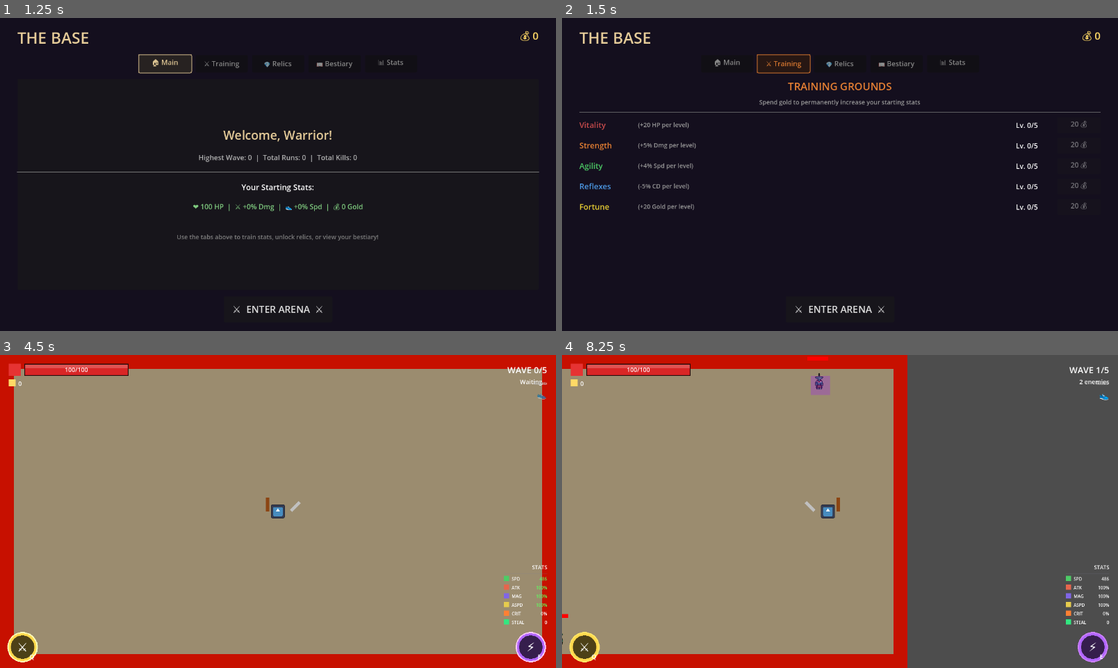
Above: before the commit, frames 1-4 (two rows, left to right).
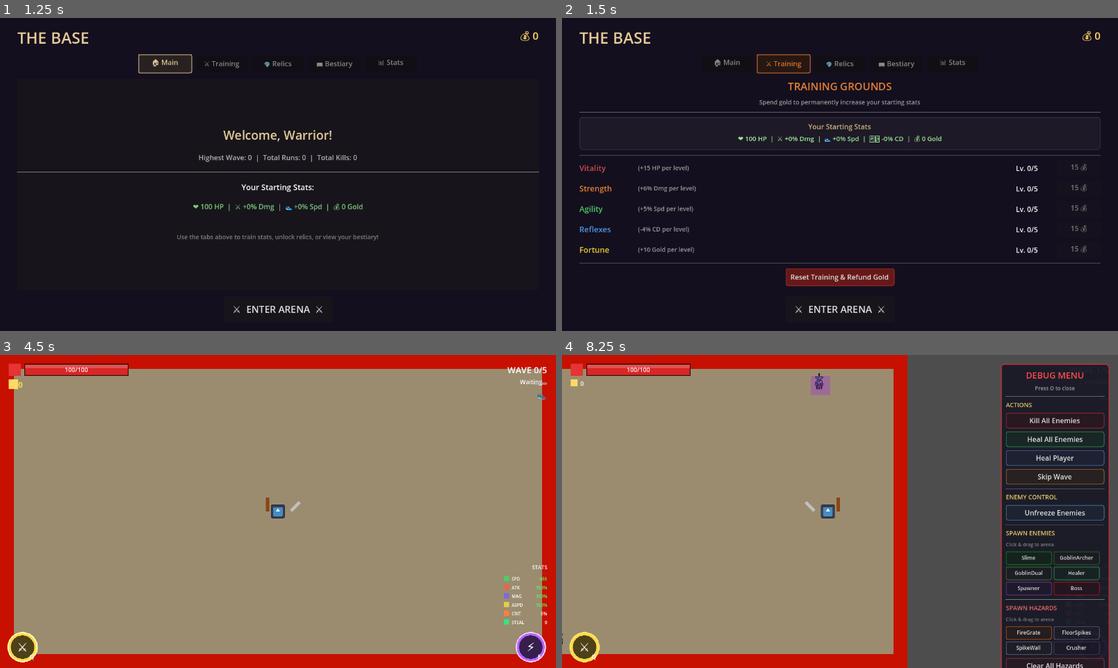
Above: after the commit, the same moments.

Repository: Azgr9/chaos
Game: Godot game, scene res://Scenes/Main/Base.tscn
Same seed, same stepped clock (60 frames per second), same inputs: the game is played once before the commit and once after it. The engine's default icon, where the game draws it, is replaced by a stand-in: a white triangle on a blue panel in a dark square.
Inputs (mouse positions are in pixels of both pictures, inside the frame that each line leads up to):
- Up to frame 1 (1.25 s): click "🏠 Main" at 0.5 s
- Up to frame 2 (1.5 s): click "⚔️ Training" at 1.25 s
- Up to frame 3 (4.5 s): click "💎 Relics" at 2 s; click "📖 Bestiary" at 2.75 s; click "📊 Stats" at 3.5 s; click "⚔️ ENTER ARENA ⚔️" at 4.25 s
- Up to frame 4 (8.25 s): tap Enter at 5 s; move the mouse to (962, 495) at 5.02 s; hold D (move_right) 5.03-5.75 s; tap Space (dash) at 5.1, 6.8 s; click (962, 495) at 5.17 s; drag from (728, 527) to (873, 508) at 5.77 s; move the mouse to (895, 442) at 6.52 s; hold D (move_right) 6.53-7.25 s; hold Right mouse button (magic_attack) 6.53-7.25 s; drag from (812, 574) to (867, 511) at 7.27 s; move the mouse to (1006, 558) at 8.02 s; hold A (move_left) from 8.03 s (still down); tap O at 8.1 s

Frame 1 is identical in both runs. In frame 2, 4.0% of the frame differs, in the area x 3-97%, y 31-86%; in frame 3, less than 0.1%; in frame 4, 19%, in the area x 0-99%, y 0-100%.
Error before the commit: Parse Error: The member "HIT_SQUASH_DURATION" already exists in parent class Enemy. (res://Scripts/Enemies/GoblinDual.gd:20)

Commit message:
dual base ıup

Diff:
--- a/Scenes/Enemies/GoblinDual.tscn
+++ b/Scenes/Enemies/GoblinDual.tscn
@@ -530,10 +530,11 @@
 collision_layer = 4
 collision_mask = 8
 script = ExtResource("1_goblin")
+unlocks_at_wave = 1
 enemy_type = "goblin_dual"
 enemy_display_name = "Goblin Rogue"
-max_health = 15.0
-move_speed = 200.0
+max_health = 10.0
+move_speed = 400.0
 damage = 8.0
 knockback_resistance = 0.3
 experience_value = 5
--- a/Scripts/Autoloads/SaveManager.gd
+++ b/Scripts/Autoloads/SaveManager.gd
@@ -36,7 +36,6 @@
 # Enemy display names for bestiary UI
 const ENEMY_DISPLAY_NAMES = {
 	"slime": "Slime",
-	"imp": "Imp",
 	"goblin_archer": "Goblin Archer",
 	"healer": "Healer",
 	"spawner": "Spawner",
@@ -44,16 +43,19 @@
 }
 
 # Training cost per level (index = level, value = cost)
-const TRAINING_COSTS = [20, 50, 100, 200, 400]
+# Balanced for ~210-250 gold per full 5-wave run:
+# Level 1: ~half of early wave earnings (accessible after 1 run)
+# Level 5: requires saving from multiple runs
+const TRAINING_COSTS = [15, 35, 75, 150, 300]
 const MAX_TRAINING_LEVEL = 5
 
 # Training bonuses per level
 const TRAINING_BONUSES = {
-	"vitality": 20.0,    # +20 max health per level
-	"strength": 0.05,    # +5% damage per level
-	"agility": 0.04,     # +4% speed per level
-	"reflexes": 0.05,    # -5% cooldown per level
-	"fortune": 20        # +20 starting gold per level
+	"vitality": 15.0,    # +15 max health per level (75 at max)
+	"strength": 0.06,    # +6% damage per level (30% at max)
+	"agility": 0.05,     # +5% speed per level (25% at max)
+	"reflexes": 0.04,    # -4% cooldown per level (20% at max)
+	"fortune": 10        # +10 starting gold per level (50 at max, ~20% head start)
 }
 
 func _ready():
@@ -254,6 +256,23 @@
 # ============================================
 # RESET (for testing)
 # ============================================
+
+func reset_training_and_refund() -> int:
+	# Calculate total gold spent on training
+	var refund_amount = 0
+	for stat_name in save_data.training_levels:
+		var level = save_data.training_levels[stat_name]
+		for i in range(level):
+			refund_amount += TRAINING_COSTS[i]
+		# Reset the level
+		save_data.training_levels[stat_name] = 0
+
+	# Add refund to gold
+	save_data.gold += refund_amount
+	gold_changed.emit(save_data.gold)
+	save_game()
+
+	return refund_amount
 
 func reset_save():
 	save_data = {
--- a/Scripts/Enemies/GoblinDual.gd
+++ b/Scripts/Enemies/GoblinDual.gd
@@ -16,8 +16,13 @@
 # Attack cooldown
 const ATTACK_COOLDOWN: float = 0.8
 
-# Hit squash duration
-const HIT_SQUASH_DURATION: float = 0.15
+# Dash settings
+const DASH_COOLDOWN: float = 8.0
+const DASH_SPEED: float = 650.0
+const DASH_DURATION: float = 0.25
+const DASH_MIN_RANGE: float = 180.0  # Start dashing from further away
+const DASH_MAX_RANGE: float = 280.0  # Maximum distance to dash
+const DASH_STOP_DISTANCE: float = 100.0  # Stop dash far from player (gives player reaction time)
 
 # ============================================
 # NODES
@@ -35,6 +40,13 @@
 var attack_timer: float = 0.0
 var player_in_attack_range: bool = false
 var direction_locked: bool = false  # Lock direction during/after attack to prevent jitter
+
+# Dash state
+var can_dash: bool = true
+var dash_timer: float = 0.0
+var is_dashing: bool = false
+var dash_direction: Vector2 = Vector2.ZERO
+var dash_time_remaining: float = 0.0
 
 func _setup_enemy():
 	# Stats loaded from scene file
@@ -63,6 +75,18 @@
 			if player_in_attack_range:
 				_do_attack()
 
+	# Handle dash cooldown
+	if not can_dash:
+		dash_timer -= delta
+		if dash_timer <= 0:
+			can_dash = true
+
+	# Handle active dash
+	if is_dashing:
+		dash_time_remaining -= delta
+		if dash_time_remaining <= 0:
+			_end_dash()
+
 	# Handle animation pause during hitstun
 	if is_stunned:
 		animated_sprite.pause()
@@ -78,11 +102,26 @@
 	if knockback_velocity.length() > 0:
 		return
 
+	# If dashing, use dash velocity but stop before reaching player
+	if is_dashing:
+		var dist_to_player = global_position.distance_to(player_reference.global_position)
+		if dist_to_player <= DASH_STOP_DISTANCE:
+			# Close enough, end dash early
+			_end_dash()
+		else:
+			velocity = dash_direction * DASH_SPEED
+		return
+
 	var distance_to_player = global_position.distance_to(player_reference.global_position)
 	var direction_to_player = (player_reference.global_position - global_position).normalized()
 
 	# Update facing direction based on movement
 	_update_direction(direction_to_player)
+
+	# Try to dash if within sweet spot range and can dash
+	if can_dash and distance_to_player >= DASH_MIN_RANGE and distance_to_player <= DASH_MAX_RANGE and not is_attacking_anim:
+		_start_dash(direction_to_player)
+		return
 
 	# If close enough, stop and attack - otherwise move toward player
 	if distance_to_player <= ATTACK_RANGE:
@@ -156,6 +195,12 @@
 
 func _on_death():
 	set_physics_process(false)
+
+	# End dash if active (stops trail creation)
+	is_dashing = false
+
+	# Reset modulate in case we died mid-dash (was green tinted)
+	animated_sprite.modulate = Color.WHITE
 
 	# Expand and fade (like Slime)
 	var tween = create_tween()
@@ -208,3 +253,48 @@
 				var tween = create_tween()
 				tween.tween_property(animated_sprite, "modulate", Color.WHITE, 0.1)
 			break
+
+func _start_dash(direction: Vector2):
+	is_dashing = true
+	can_dash = false
+	dash_direction = direction
+	dash_time_remaining = DASH_DURATION
+	dash_timer = DASH_COOLDOWN
+
+	# Visual feedback - green tint and stretch
+	animated_sprite.modulate = Color(0.8, 1.4, 0.8)
+	visuals_pivot.scale = Vector2(1.2, 0.8)
+
+	# Create dash trail effect
+	_create_dash_trail()
+
+func _end_dash():
+	is_dashing = false
+	dash_direction = Vector2.ZERO
+
+	# Reset visual
+	animated_sprite.modulate = Color.WHITE
+	var tween = create_tween()
+	tween.tween_property(visuals_pivot, "scale", Vector2(1.0, 1.0), 0.1)
+
+func _create_dash_trail():
+	# Create multiple ghost sprites for trail effect
+	for i in range(3):
+		await get_tree().create_timer(DASH_DURATION / 3.0).timeout
+
+		# Stop if goblin died or dash ended
+		if not is_instance_valid(self) or is_dead or not is_dashing:
+			break
+
+		# Get current frame texture from animated sprite
+		var ghost = Sprite2D.new()
+		ghost.texture = animated_sprite.sprite_frames.get_frame_texture(animated_sprite.animation, animated_sprite.frame)
+		ghost.global_position = global_position
+		ghost.scale = visuals_pivot.scale * animated_sprite.scale
+		ghost.modulate = Color(0.5, 1.0, 0.5, 0.4)  # Green tint for goblin
+		get_parent().add_child(ghost)
+
+		# Fade out ghost
+		var ghost_tween = ghost.create_tween()
+		ghost_tween.tween_property(ghost, "modulate:a", 0.0, 0.3)
+		ghost_tween.tween_callback(ghost.queue_free)
--- a/Scripts/Ui/Base.gd
+++ b/Scripts/Ui/Base.gd
@@ -19,20 +19,21 @@
 # Dynamic UI containers
 var content_container: VBoxContainer = null
 var tab_button_container: HBoxContainer = null
-
-# Training stat info
+var gold_display_label: Label = null
+var stats_preview_label: Label = null
+
+# Training stat info (matches SaveManager.TRAINING_BONUSES)
 const TRAINING_INFO = {
-	"vitality": {"display_name": "Vitality", "color": Color(0.8, 0.3, 0.3), "bonus": "+20 HP"},
-	"strength": {"display_name": "Strength", "color": Color(0.9, 0.5, 0.2), "bonus": "+5% Dmg"},
-	"agility": {"display_name": "Agility", "color": Color(0.3, 0.8, 0.4), "bonus": "+4% Spd"},
-	"reflexes": {"display_name": "Reflexes", "color": Color(0.3, 0.6, 0.9), "bonus": "-5% CD"},
-	"fortune": {"display_name": "Fortune", "color": Color(0.9, 0.8, 0.2), "bonus": "+20 Gold"}
+	"vitality": {"display_name": "Vitality", "color": Color(0.8, 0.3, 0.3), "bonus": "+15 HP"},
+	"strength": {"display_name": "Strength", "color": Color(0.9, 0.5, 0.2), "bonus": "+6% Dmg"},
+	"agility": {"display_name": "Agility", "color": Color(0.3, 0.8, 0.4), "bonus": "+5% Spd"},
+	"reflexes": {"display_name": "Reflexes", "color": Color(0.3, 0.6, 0.9), "bonus": "-4% CD"},
+	"fortune": {"display_name": "Fortune", "color": Color(0.9, 0.8, 0.2), "bonus": "+10 Gold"}
 }
 
 # Enemy info for bestiary
 const ENEMY_INFO = {
 	"slime": {"emoji": "🟢", "color": Color(0.0, 1.0, 0.0), "name": "Slime"},
-	"imp": {"emoji": "👿", "color": Color(0.6, 0.1, 0.2), "name": "Imp"},
 	"goblin_archer": {"emoji": "🏹", "color": Color(0.18, 0.31, 0.09), "name": "Goblin Archer"},
 	"healer": {"emoji": "✚", "color": Color(0.2, 0.8, 0.4), "name": "Healer"},
 	"spawner": {"emoji": "👁️", "color": Color(0.5, 0.2, 0.6), "name": "Spawner"},
@@ -123,12 +124,12 @@
 	header.add_child(title)
 
 	# Gold display
-	var gold = Label.new()
-	gold.name = "GoldDisplay"
-	gold.text = "💰 %d" % SaveManager.get_gold()
-	gold.add_theme_color_override("font_color", Color(1, 0.85, 0.4))
-	gold.add_theme_font_size_override("font_size", 24)
-	header.add_child(gold)
+	gold_display_label = Label.new()
+	gold_display_label.name = "GoldDisplay"
+	gold_display_label.text = "💰 %d" % SaveManager.get_gold()
+	gold_display_label.add_theme_color_override("font_color", Color(1, 0.85, 0.4))
+	gold_display_label.add_theme_font_size_override("font_size", 24)
+	header.add_child(gold_display_label)
 
 	return header
 
@@ -184,9 +185,16 @@
 		else:
 			btn.modulate = Color(0.6, 0.6, 0.6)
 
+	# Clear old references before freeing nodes
+	training_rows.clear()
+	stats_preview_label = null
+
 	# Clear content
 	for child in content_container.get_children():
 		child.queue_free()
+
+	# Wait for nodes to be freed before building new content
+	await get_tree().process_frame
 
 	# Build tab content
 	match tab_id:
@@ -298,12 +306,85 @@
 
 	vbox.add_child(HSeparator.new())
 
+	# Current stats preview panel
+	var stats_panel = PanelContainer.new()
+	var stats_style = StyleBoxFlat.new()
+	stats_style.bg_color = Color(0.12, 0.1, 0.15)
+	stats_style.border_color = Color(0.3, 0.25, 0.4)
+	stats_style.set_border_width_all(1)
+	stats_style.set_corner_radius_all(6)
+	stats_style.content_margin_left = 15
+	stats_style.content_margin_right = 15
+	stats_style.content_margin_top = 10
+	stats_style.content_margin_bottom = 10
+	stats_panel.add_theme_stylebox_override("panel", stats_style)
+	vbox.add_child(stats_panel)
+
+	var stats_vbox = VBoxContainer.new()
+	stats_vbox.add_theme_constant_override("separation", 5)
+	stats_panel.add_child(stats_vbox)
+
+	var stats_title = Label.new()
+	stats_title.text = "Your Starting Stats"
+	stats_title.add_theme_font_size_override("font_size", 16)
+	stats_title.add_theme_color_override("font_color", Color(0.8, 0.7, 0.5))
+	stats_title.horizontal_alignment = HORIZONTAL_ALIGNMENT_CENTER
+	stats_vbox.add_child(stats_title)
+
+	stats_preview_label = Label.new()
+	stats_preview_label.horizontal_alignment = HORIZONTAL_ALIGNMENT_CENTER
+	stats_preview_label.add_theme_font_size_override("font_size", 15)
+	stats_preview_label.add_theme_color_override("font_color", Color(0.6, 0.9, 0.6))
+	stats_vbox.add_child(stats_preview_label)
+	_update_stats_preview()
+
+	vbox.add_child(HSeparator.new())
+
 	# Training rows
 	training_rows.clear()
 	for stat_name in ["vitality", "strength", "agility", "reflexes", "fortune"]:
 		var row = _create_training_row(stat_name)
 		vbox.add_child(row)
 		training_rows[stat_name] = row
+
+	vbox.add_child(HSeparator.new())
+
+	# Reset Training Button
+	var reset_container = HBoxContainer.new()
+	reset_container.alignment = BoxContainer.ALIGNMENT_CENTER
+	vbox.add_child(reset_container)
+
+	var reset_btn = Button.new()
+	reset_btn.text = "Reset Training & Refund Gold"
+	reset_btn.custom_minimum_size = Vector2(250, 40)
+	reset_btn.pressed.connect(_on_reset_training_pressed)
+
+	# Style it red to indicate caution
+	var style = StyleBoxFlat.new()
+	style.bg_color = Color(0.4, 0.1, 0.1)
+	style.border_color = Color(0.8, 0.2, 0.2)
+	style.set_border_width_all(1)
+	style.set_corner_radius_all(4)
+	reset_btn.add_theme_stylebox_override("normal", style)
+
+	var hover_style = style.duplicate()
+	hover_style.bg_color = Color(0.6, 0.15, 0.15)
+	reset_btn.add_theme_stylebox_override("hover", hover_style)
+
+	reset_container.add_child(reset_btn)
+
+func _update_stats_preview():
+	if not stats_preview_label or not is_instance_valid(stats_preview_label):
+		return
+	var base_health = 100 + SaveManager.get_training_bonus("vitality")
+	var damage_bonus = SaveManager.get_training_bonus("strength") * 100
+	var speed_bonus = SaveManager.get_training_bonus("agility") * 100
+	var cd_reduction = SaveManager.get_training_bonus("reflexes") * 100
+	var starting_gold = int(SaveManager.get_training_bonus("fortune"))
+
+	stats_preview_label.text = "❤️ %d HP  |  ⚔️ +%.0f%% Dmg  |  👟 +%.0f%% Spd  |  ⏱️ -%.0f%% CD  |  💰 %d Gold" % [
+		base_health, damage_bonus, speed_bonus, cd_reduction, starting_gold
+	]
 
 func _create_training_row(stat_name: String) -> HBoxContainer:
 	var info = TRAINING_INFO[stat_name]
@@ -354,7 +435,55 @@
 
 func _on_training_upgrade(stat_name: String):
 	if SaveManager.upgrade_training(stat_name):
-		_build_training_tab()  # Rebuild to update
+		_update_training_row(stat_name)
+		_update_stats_preview()
+
+func _on_reset_training_pressed():
+	var refund = SaveManager.reset_training_and_refund()
+	if refund > 0:
+		print("[Base] Reset training, refunded %d gold" % refund)
+	# Update all training rows
+	for stat in training_rows:
+		_update_training_row(stat)
+	_update_stats_preview()
+
+func _update_training_row(stat_name: String):
+	if not training_rows.has(stat_name):
+		return
+	var row = training_rows[stat_name]
+	if not is_instance_valid(row):
+		return
+
+	var level = SaveManager.get_training_level(stat_name)
+	var cost = SaveManager.get_training_cost(stat_name)
+
+	var level_label = row.get_node_or_null("Level")
+	if level_label and is_instance_valid(level_label):
+		level_label.text = "Lv. %d/5" % level
+
+	var btn = row.get_node_or_null("UpgradeBtn")
+	if btn and is_instance_valid(btn):
+		if cost < 0:
+			btn.text = "MAX"
+			btn.disabled = true
+		else:
+			btn.text = "%d 💰" % cost
+			btn.disabled = SaveManager.get_gold() < cost
+
+func _update_training_buttons():
+	# Only update button enabled states based on gold
+	# Check if we're on the training tab and nodes are valid
+	if current_tab != "training" or training_rows.is_empty():
+		return
+
+	for stat_name in training_rows:
+		var row = training_rows[stat_name]
+		if not is_instance_valid(row):
+			continue
+		var cost = SaveManager.get_training_cost(stat_name)
+		var btn = row.get_node_or_null("UpgradeBtn")
+		if btn and is_instance_valid(btn) and cost >= 0:
+			btn.disabled = SaveManager.get_gold() < cost
 
 # ============================================
 # RELICS TAB
@@ -450,7 +579,8 @@
 func _on_unlock_relic(relic: Resource):
 	if SaveManager.spend_gold(relic.unlock_cost):
 		SaveManager.unlock_relic(relic.id)
-		_build_relics_tab()  # Rebuild
+		# Rebuild the relics tab properly through switch_tab
+		_switch_tab("relics")
 
 # ============================================
 # BESTIARY TAB
@@ -625,12 +755,11 @@
 
 func _on_gold_changed(new_amount: int):
 	# Update gold display in header
-	var gold_label = get_node_or_null("MarginContainer/HBoxContainer/GoldDisplay")
-	if gold_label:
-		gold_label.text = "💰 %d" % new_amount
-
-	# Rebuild current tab to update buttons
-	_switch_tab(current_tab)
+	if gold_display_label and is_instance_valid(gold_display_label):
+		gold_display_label.text = "💰 %d" % new_amount
+
+	# Update training button states without full rebuild
+	_update_training_buttons()
 
 func _on_enter_arena_pressed():
 	RunManager.start_new_run()
--- a/Scripts/Ui/DebugMenu.gd
+++ b/Scripts/Ui/DebugMenu.gd
@@ -11,8 +11,8 @@
 # ============================================
 const ENEMY_SCENES = {
 	"Slime": preload("res://Scenes/Enemies/Slime.tscn"),
-dw	"Imp": preload("res://Scenes/Enemies/Imp.tscn"),
-	"Goblin": preload("res://Scenes/Enemies/GoblinArcher.tscn"),
+	"GoblinArcher": preload("res://Scenes/Enemies/GoblinArcher.tscn"),
+	"GoblinDual": preload("res://Scenes/Enemies/GoblinDual.tscn"),
 	"Healer": preload("res://Scenes/Enemies/Healer.tscn"),
 	"Spawner": preload("res://Scenes/Enemies/Spawner.tscn"),
 	"Boss": preload("res://Scenes/Enemies/Boss.tscn")
@@ -278,8 +278,8 @@
 
 	var enemy_colors = {
 		"Slime": Color(0.0, 0.8, 0.0),
-		"Imp": Color(0.8, 0.2, 0.3),
-		"Goblin": Color(0.3, 0.5, 0.2),
+		"GoblinArcher": Color(0.3, 0.5, 0.2),
+		"GoblinDual": Color(0.4, 0.6, 0.3),
 		"Healer": Color(0.2, 0.8, 0.4),
 		"Spawner": Color(0.6, 0.3, 0.8),
 		"Boss": Color(0.9, 0.1, 0.1)
--- a/Scripts/Ui/GameOverScreen.gd
+++ b/Scripts/Ui/GameOverScreen.gd
@@ -39,7 +39,6 @@
 # Enemy display info
 const ENEMY_INFO = {
 	"slime": {"emoji": "🟢", "color": Color(0.0, 1.0, 0.0), "name": "Slime"},
-	"imp": {"emoji": "👿", "color": Color(0.6, 0.1, 0.2), "name": "Imp"},
 	"goblin_archer": {"emoji": "🏹", "color": Color(0.18, 0.31, 0.09), "name": "Goblin Archer"},
 	"healer": {"emoji": "✚", "color": Color(0.2, 0.8, 0.4), "name": "Healer"},
 	"spawner": {"emoji": "👁️", "color": Color(0.5, 0.2, 0.6), "name": "Spawner"},
